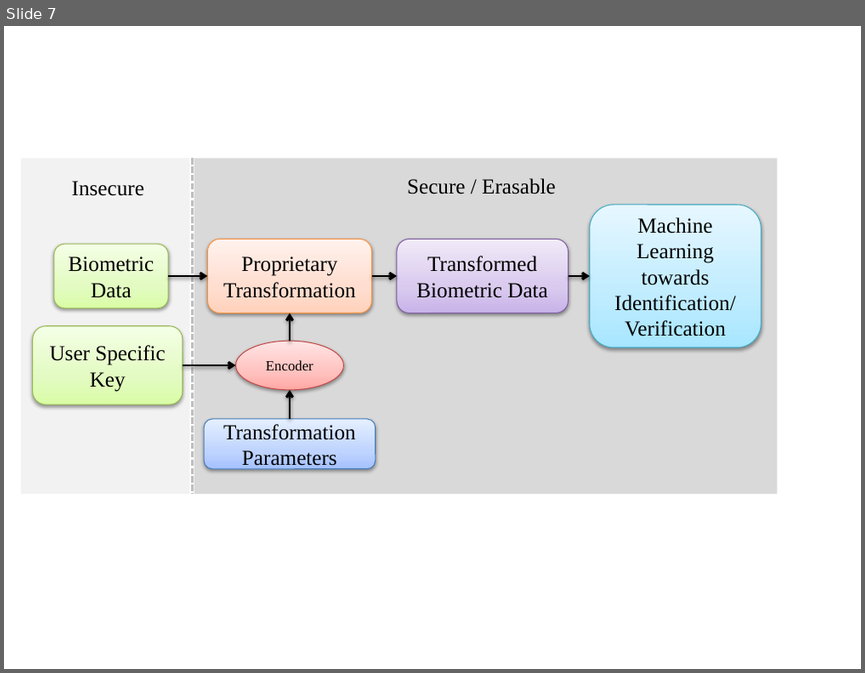
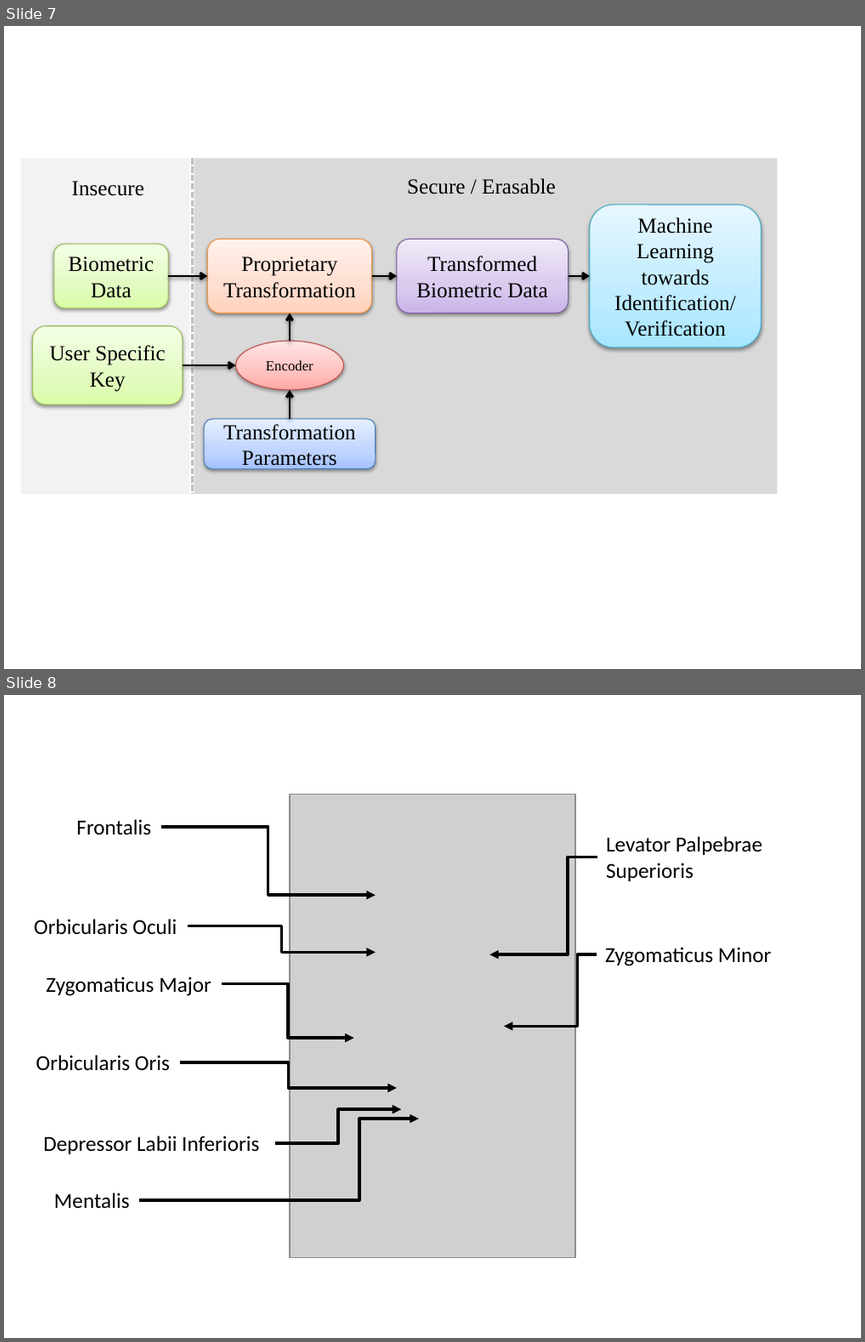
Before and after one commit to shantanubala/facial-expression-recognition, a slide deck: Dissertation/Presentation1.pptx. Shown one above the other, each under a label of ours: slide 7 before the commit, slides 7 and 8 after it. The pictures are 865x673 and 865x1342 pixels, drawn with LibreOffice and Linux fonts; fonts in the diff are those of the drawing; grey boxes stand for pictures. Boxes give left, top, right and bottom in pixels: in the first picture for what was removed or moved away, otherwise in the second. Text is boxed around its words. In the diff, an @@ line names an element or a change of style, - is before the commit and + after.

```diff
--- a/Dissertation/Presentation1.pptx
+++ b/Dissertation/Presentation1.pptx
@@ slide 8 added at [4, 695, 861, 1338], background #FFFFFF @@
@@ picture added at [290, 794, 574, 1258] @@
@@ text added at [76, 819, 151, 834], 18 pt, text #000000 @@
+Frontalis
@@ elbow arrow added from (160, 827) to (375, 895), #000000 2.5 pt @@
@@ text added at [606, 836, 762, 881], 18 pt, text #000000 @@
+Levator Palpebrae Superioris
@@ elbow arrow added from (598, 857) to (490, 954), #000000 2.5 pt @@
@@ text added at [34, 919, 177, 935], 18 pt, text #000000 @@
+Orbicularis Oculi
@@ elbow arrow added from (188, 926) to (375, 952), #000000 2.5 pt @@
@@ text added at [605, 947, 772, 966], 18 pt, text #000000 @@
+Zygomaticus Minor
@@ elbow arrow added from (597, 954) to (504, 1026), #000000 2.5 pt @@
@@ text added at [46, 976, 211, 996], 18 pt, text #000000 @@
+Zygomaticus Major
@@ elbow arrow added from (222, 984) to (353, 1038), #000000 2.5 pt @@
@@ text added at [36, 1055, 170, 1071], 18 pt, text #000000 @@
+Orbicularis Oris
@@ elbow arrow added from (180, 1062) to (397, 1088), #000000 2.5 pt @@
@@ elbow arrow added from (139, 1200) to (419, 1118), #000000 2.5 pt @@
@@ elbow arrow added from (276, 1143) to (402, 1109), #000000 2.5 pt @@
@@ text added at [43, 1135, 259, 1154], 18 pt, text #000000 @@
+Depressor Labii Inferioris
@@ text added at [54, 1192, 130, 1208], 18 pt, text #000000 @@
+Mentalis
```
Also in this commit, not shown: 9 other files.
